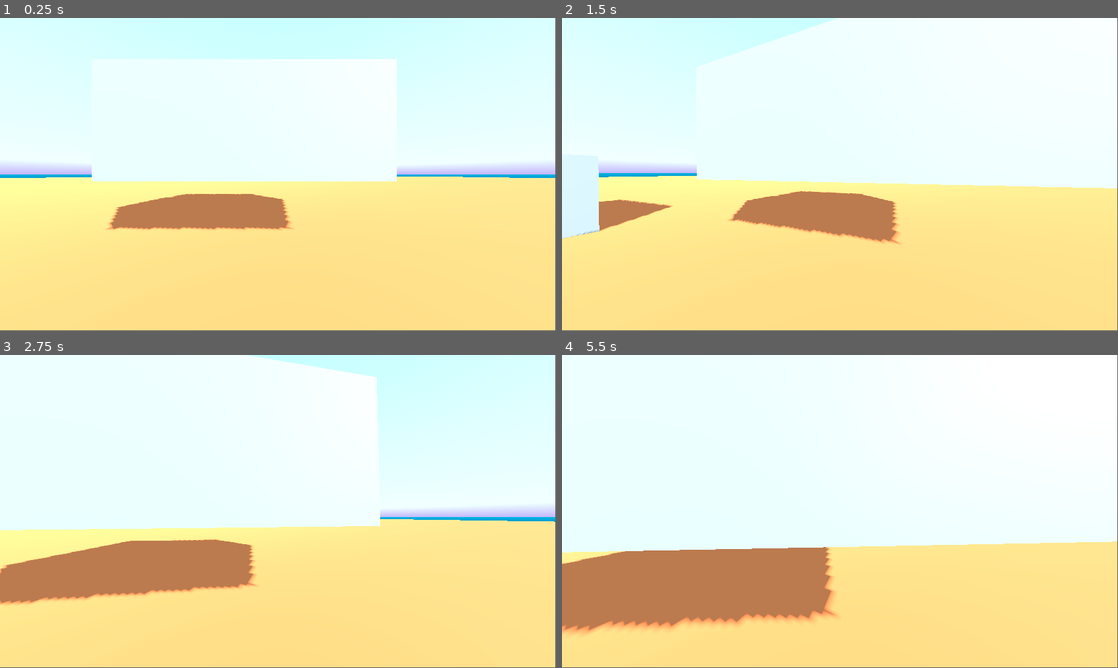
Above: before the commit, frames 1-4 (two rows, left to right).
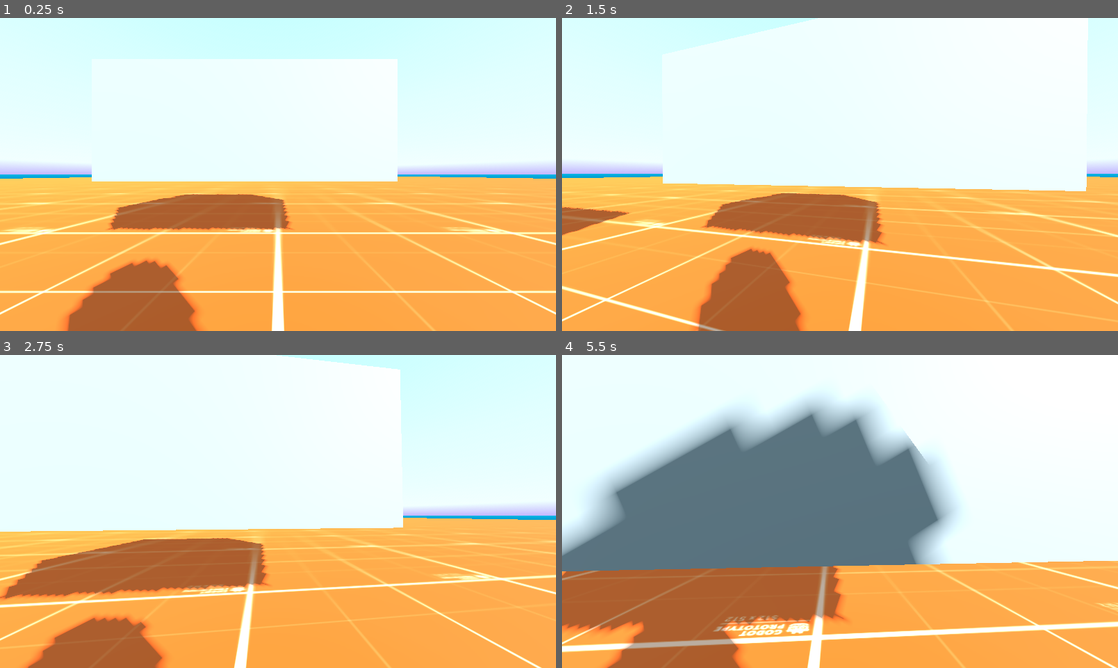
Above: after the commit, the same moments.

Repository: init-Sense/octant
Game: Godot game, scene res://scenes/octagon.tscn
Two runs of this game, one before a commit and one after it. Both use one fixed random seed, a clock stepped at 60 frames per second and the inputs below. A sky picture missing from this copy of the repository is replaced by a grey-blue gradient.
Inputs (mouse positions are in pixels of both pictures, inside the frame that each line leads up to):
- Up to frame 1 (0.25 s): no input
- Up to frame 2 (1.5 s): tap Enter at 0.5 s; move the mouse to (867, 171) at 0.52 s; hold Q (debug_crouch_up) from 0.53 s (still down); click (867, 171) at 0.67 s; move the mouse to (812, 174) at 1.27 s
- Up to frame 3 (2.75 s): keep holding Q (debug_crouch_up); move the mouse to (289, 505) at 2.02 s
- Up to frame 4 (5.5 s): keep holding Q (debug_crouch_up); tap Space at 2.75 s; move the mouse to (834, 514) at 2.77 s; click (834, 514) at 2.92 s; move the mouse to (878, 514) at 3.52 s; move the mouse to (795, 508) at 4.27 s; tap Enter at 5 s; move the mouse to (845, 511) at 5.02 s; click (845, 511) at 5.17 s
In our replay, the window is 799x449 before the commit and 800x450 after it. These sizes can differ from the game's own. Grey fills any space a smaller window leaves; there, only what the larger window draws over its background counts as a difference.

The runs differ from the first frame. In frame 1, 47% of the frame differs, in the area x 0-100%, y 0-100%; in frame 2, 49%; in frame 3, 46%; in frame 4, 63%, in the area x 0-100%, y 12-100%.

Commit message:
feature: head bob

Diff:
--- a/project.godot
+++ b/project.godot
@@ -17,8 +17,8 @@
 
 [display]
 
-window/size/viewport_width=1920
-window/size/viewport_height=1080
+window/size/viewport_width=1280
+window/size/viewport_height=720
 
 [input]
 
--- a/scenes/octagon.tscn
+++ b/scenes/octagon.tscn
@@ -1,12 +1,15 @@
-[gd_scene load_steps=11 format=3 uid="uid://dp5a5hedvwug8"]
+[gd_scene load_steps=12 format=3 uid="uid://dp5a5hedvwug8"]
 
 [ext_resource type="PackedScene" uid="uid://cu3wtrebnb1dy" path="res://scenes/player/player.tscn" id="1_whfll"]
 [ext_resource type="Texture2D" uid="uid://d004ayerwjo0g" path="res://assets/textures/sky_clouds.jpeg" id="2_0cqly"]
+[ext_resource type="Texture2D" uid="uid://clb1dcknduxpm" path="res://assets/textures/prototype_grid.png" id="2_3sk06"]
 
 [sub_resource type="StandardMaterial3D" id="StandardMaterial3D_643ss"]
-albedo_color = Color(1, 0.476502, 0.267471, 1)
+albedo_color = Color(1, 0.694143, 0.632529, 1)
+albedo_texture = ExtResource("2_3sk06")
 metallic = 0.2
 roughness = 0.8
+uv1_scale = Vector3(100, 100, 100)
 
 [sub_resource type="BoxMesh" id="BoxMesh_mv2wg"]
 material = SubResource("StandardMaterial3D_643ss")
--- /dev/null
+++ b/scenes/player/head_bob.tscn
@@ -0,0 +1,6 @@
+[gd_scene load_steps=2 format=3 uid="uid://bswr5m5lovrx2"]
+
+[ext_resource type="Script" path="res://scripts/player/head_bob.gd" id="1_mdyff"]
+
+[node name="HeadBob" type="Node"]
+script = ExtResource("1_mdyff")
--- a/scenes/player/player.tscn
+++ b/scenes/player/player.tscn
@@ -8,6 +8,13 @@
 [ext_resource type="PackedScene" uid="uid://hd8bno8i2dv7" path="res://scenes/player/player_interaction.tscn" id="4_xrt8m"]
 [ext_resource type="PackedScene" uid="uid://pxmd0xahckh5" path="res://scenes/player/gravity.tscn" id="7_6ib4u"]
 [ext_resource type="PackedScene" uid="uid://beff28ec1d70n" path="res://scenes/player/player_inputs.tscn" id="8_vgduu"]
+[ext_resource type="PackedScene" uid="uid://bswr5m5lovrx2" path="res://scenes/player/head_bob.tscn" id="9_yb2ao"]
+
+[sub_resource type="StandardMaterial3D" id="StandardMaterial3D_g3rwi"]
+albedo_color = Color(1, 1, 0, 1)
+
+[sub_resource type="CapsuleMesh" id="CapsuleMesh_jhh56"]
+material = SubResource("StandardMaterial3D_g3rwi")
 
 [sub_resource type="CapsuleShape3D" id="CapsuleShape3D_vyse8"]
 
@@ -18,6 +25,9 @@
 [node name="PlayerBody" type="CharacterBody3D" parent="."]
 unique_name_in_owner = true
 collision_mask = 6
+
+[node name="MeshInstance3D" type="MeshInstance3D" parent="PlayerBody"]
+mesh = SubResource("CapsuleMesh_jhh56")
 
 [node name="PlayerCollision" type="CollisionShape3D" parent="PlayerBody"]
 shape = SubResource("CapsuleShape3D_vyse8")
@@ -42,5 +52,7 @@
 
 [node name="Gravity" parent="." instance=ExtResource("7_6ib4u")]
 
+[node name="HeadBob" parent="." instance=ExtResource("9_yb2ao")]
+
 [connection signal="action_changed" from="PlayerInputsMouse" to="." method="_on_player_inputs_mouse_action_changed"]
 [connection signal="movement_changed" from="PlayerInputsMouse" to="." method="_on_player_inputs_mouse_movement_changed"]
--- /dev/null
+++ b/scripts/player/head_bob.gd
@@ -0,0 +1,60 @@
+extends Node
+
+@onready var player: Node3D = $".."
+@onready var camera: PlayerCamera3D = %PlayerCamera
+@onready var player_movement: PlayerMovement3D = $"../PlayerMovement"
+
+
+#region VARIABLES
+const DEFAULT_AMPLITUDE: float = 0.1
+const DEFAULT_FREQUENCY: float = 10.0
+const AMPLITUDE_FACTOR: float = 0.2
+const FREQUENCY_FACTOR: float = 0.4
+const RESET_SPEED: float = 1.0
+const CAMERA_HEIGHT: float = 0.5
+
+var bob_time: float = 0.0
+var current_offset: float = 0.0
+var current_amplitude: float = 0.0
+var current_frequency: float = 0.0
+
+var is_bobbing: bool = false
+#endregion
+
+
+#region LIFECYCLE
+func _ready() -> void:
+	current_amplitude = DEFAULT_AMPLITUDE
+	current_frequency = DEFAULT_FREQUENCY
+
+
+func _physics_process(delta: float) -> void:
+	if player.is_moving():
+		apply_head_bob(delta)
+	elif is_bobbing:
+		smooth_reset_head_bob(delta)
+
+	camera.position.y = CAMERA_HEIGHT + current_offset
+#endregion
+
+
+#region HEAD BOB
+func apply_head_bob(delta: float) -> void:
+	handle_bob_wave()
+	bob_time += current_frequency * delta
+	current_offset = sin(bob_time) * current_amplitude
+
+
+func smooth_reset_head_bob(delta: float) -> void:
+	current_offset = move_toward(current_offset, 0, RESET_SPEED * delta)
+
+	if abs(current_offset) < 0.01:
+		bob_time = 0
+		current_offset = 0
+		is_bobbing = false
+
+
+func handle_bob_wave() -> void:
+	current_amplitude = DEFAULT_AMPLITUDE * player_movement.velocity.length() * AMPLITUDE_FACTOR
+	current_frequency = DEFAULT_FREQUENCY * player_movement.velocity.length() * FREQUENCY_FACTOR
+#endregion
--- a/scripts/player/player.gd
+++ b/scripts/player/player.gd
@@ -146,6 +146,10 @@
 	return movement_state == Movement.STILL
 
 
+func is_moving() -> bool:
+	return movement_state in [Movement.FORWARD, Movement.BACKWARD]
+
+
 func is_moving_forward() -> bool:
 	return movement_state == Movement.FORWARD
 
Binary file added: assets/textures/prototype_grid.png
Not shown, added: assets/textures/prototype_grid.png.import
Not shown: 1 places in scenes/player/player.tscn that only renumber resources
